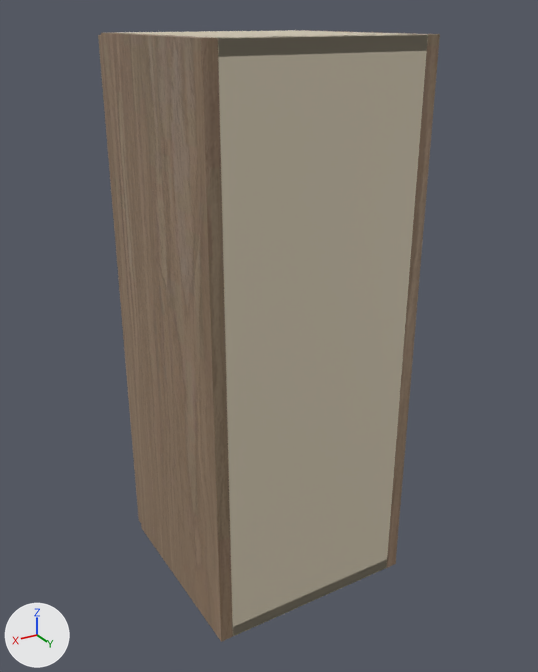
A saved change to the glTF model storefront/public/cabinet-inventory/models/oppein-ply-mnw-w1230.glb.
The view is the same before and after, from a 50 mm camera at (0.645, 0.692, 0.782) aimed at (0.145, -0.14, 0.365). Lighting does not change. The marker at lower left points along +X, +Y and +Z. The picture after the commit comes second. Where no turn or scale is listed for an object, it has been applied to the vertices.

The older version as bpy lines, for what is in view:
```python
ob_cabinet_back = bpy.data.objects.new('Cabinet back', me_cube_002)
ob_cabinet_back.location = (0.152, -0.006, 0.381)
ob_cabinet_bottom = bpy.data.objects.new('Cabinet bottom', me_cube_003)
ob_cabinet_bottom.location = (0.152, -0.142, 0.009)
ob_cabinet_side = bpy.data.objects.new('Cabinet side', me_cube)
ob_cabinet_side.location = (0.009, -0.142, 0.381)
ob_cabinet_side_001 = bpy.data.objects.new('Cabinet side.001', me_cube_001)
ob_cabinet_side_001.location = (0.296, -0.142, 0.381)
ob_cabinet_top = bpy.data.objects.new('Cabinet top', me_cube_004)
ob_cabinet_top.location = (0.152, -0.142, 0.753)
ob_door = bpy.data.objects.new('Door', me_cube_005)
ob_door.location = (0.152, -0.295, 0.381)
```
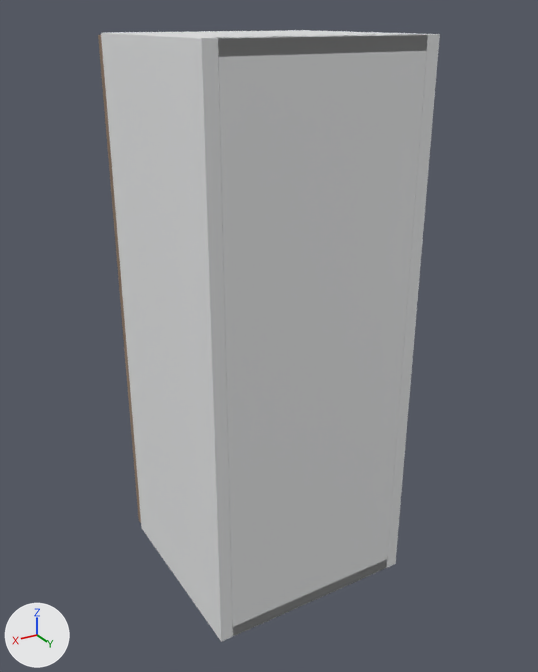
Boxes (x1, y1, x2, y2) around the edits, measured in the pictures (538 x 672 px):
'Cabinet back', recoloured (beige to white)
    both: (214, 34, 428, 636)
'Cabinet side.001', recoloured (brown to white)
    both: (101, 32, 233, 642)
'Cabinet side', recoloured
    both: (295, 30, 440, 568)
'Cabinet top', recoloured
    both: (115, 30, 428, 57)
'Cabinet bottom', recoloured
    both: (233, 559, 387, 636)

The edits, one by one:
Material 'White cabinet carcass' (mat_white_cabinet_carcass) is new.
Its base color is (0.82, 0.83, 0.835) (white #eaebec).
Its roughness is 0.48.
me_cube_002 has 56 vertices, 108 faces and spans x -0.134..0.134, y -0.006..0.006, z -0.381..0.381.
me_cube_002 no longer uses material mat_cabinet_interior___visual_interpretation (beige #daceb6).
me_cube_002 gains material mat_white_cabinet_carcass (white #eaebec).
me_cube_003 has 56 vertices, 108 faces and spans x -0.134..0.134, y -0.142..0.142, z -0.009..0.009.
me_cube_003 no longer uses material mat_cabinet_interior___visual_interpretation (beige #daceb6).
me_cube_003 gains material mat_white_cabinet_carcass (white #eaebec).
me_cube has 56 vertices, 108 faces and spans x -0.009..0.009, y -0.142..0.142, z -0.381..0.381.
me_cube no longer uses material mat_supplier_finish___natural_wood (picture img_oak).
me_cube gains material mat_white_cabinet_carcass (white #eaebec).
me_cube_001 has 56 vertices, 108 faces and spans x -0.009..0.009, y -0.142..0.142, z -0.381..0.381.
me_cube_001 no longer uses material mat_supplier_finish___natural_wood (picture img_oak).
me_cube_001 gains material mat_white_cabinet_carcass (white #eaebec).
me_cube_004 has 56 vertices, 108 faces and spans x -0.134..0.134, y -0.142..0.142, z -0.009..0.009.
me_cube_004 no longer uses material mat_cabinet_interior___visual_interpretation (beige #daceb6).
me_cube_004 gains material mat_white_cabinet_carcass (white #eaebec).
